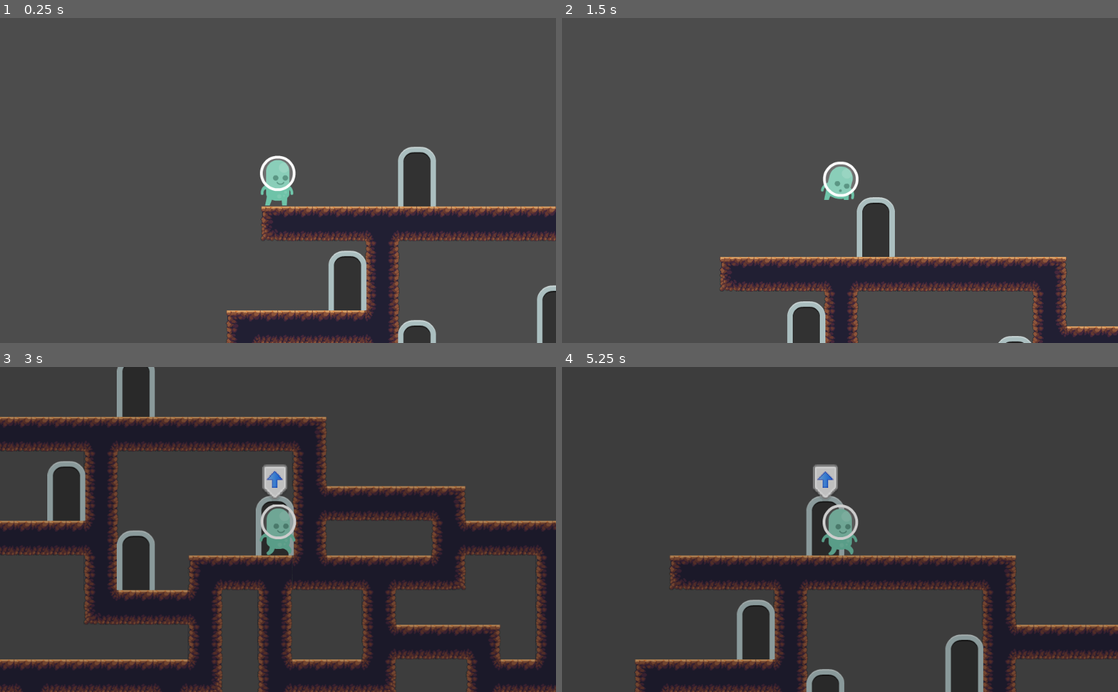
Above: before the commit, frames 1-4 (two rows, left to right).
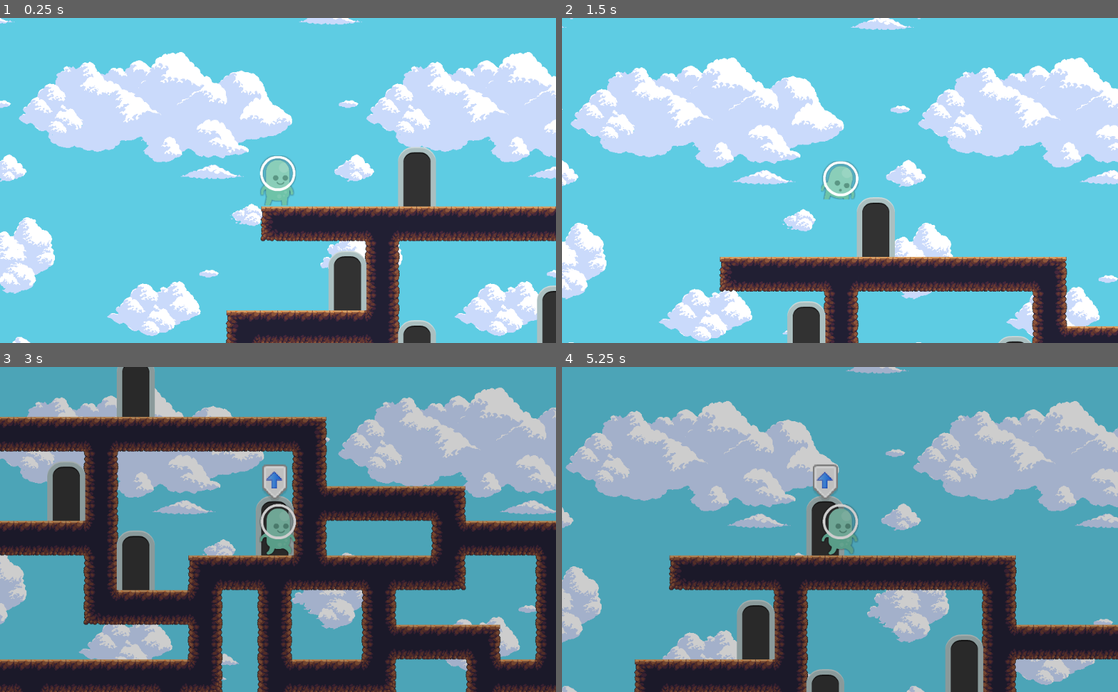
Above: after the commit, the same moments.

Repository: gordon2012/prototype-godot-platform
Game: Godot game, scene res://World.tscn
The game is run twice, just before and just after one commit, with the same random seed, the same clock (stepped at 60 frames per second) and the same inputs.
Inputs:
- Up to frame 1 (0.25 s): no input
- Up to frame 2 (1.5 s): tap Enter at 0.5 s; hold Right (ui_right) from 0.53 s (still down); tap Up (enter_door) at 0.6, 1.35 s; tap Space (ui_select) at 0.77 s
- Up to frame 3 (3 s): tap Space (ui_select) at 1.52 s; release Right (ui_right) at 2.03 s; hold Left (ui_left) 2.03-2.78 s; tap Up (enter_door) at 2.1, 2.85 s; hold Right (ui_right) from 2.78 s (still down)
- Up to frame 4 (5.25 s): tap Space (ui_select) at 3.02, 3.77, 4.52 s; tap Up (enter_door) at 3.6, 4.35, 5.1 s; release Right (ui_right) at 4.28 s; hold Left (ui_left) 4.28-5.03 s; hold Right (ui_right) from 5.03 s (still down)

The runs differ from the first frame. In frame 1, 86% of the frame differs, in the area x 0-100%, y 0-100%; in frame 2, 89%; in frame 3, 56%; in frame 4, 81%.

Commit message:
Add parallax bg
Signed-off-by: Gordon Doskas <gordon2012@users.noreply.github.com>

Diff:
--- a/Player.tscn
+++ b/Player.tscn
@@ -6,17 +6,24 @@
 [ext_resource path="res://Sprites/alien/alienGreen_jump.png" type="Texture" id=4]
 [ext_resource path="res://Player.gd" type="Script" id=5]
 [ext_resource path="res://Sprites/alien/alienGreen_duck.png" type="Texture" id=6]
+[ext_resource path="res://Tiles/Sky.png" type="Texture" id=7]
+[ext_resource path="res://Shaders/dropshadow.shader" type="Shader" id=8]
 
-[sub_resource type="SpriteFrames" id=1]
+[sub_resource type="ShaderMaterial" id=1]
+shader = ExtResource( 8 )
+shader_param/radius = 2.0
+shader_param/modulate = Color( 0, 0, 0, 0.501961 )
+
+[sub_resource type="SpriteFrames" id=2]
 animations = [ {
+"frames": [ ExtResource( 6 ) ],
+"loop": true,
+"name": "Fall",
+"speed": 5.0
+}, {
 "frames": [ ExtResource( 1 ) ],
 "loop": true,
 "name": "Idle",
-"speed": 5.0
-}, {
-"frames": [ ExtResource( 4 ) ],
-"loop": true,
-"name": "Jump",
 "speed": 5.0
 }, {
 "frames": [ ExtResource( 3 ), ExtResource( 2 ) ],
@@ -24,18 +31,17 @@
 "name": "Walk",
 "speed": 10.0
 }, {
-"frames": [ ExtResource( 6 ) ],
+"frames": [ ExtResource( 4 ) ],
 "loop": true,
-"name": "Fall",
+"name": "Jump",
 "speed": 5.0
 } ]
 
-[sub_resource type="CapsuleShape2D" id=2]
+[sub_resource type="CapsuleShape2D" id=3]
 radius = 26.3145
 height = 43.0471
 
-[sub_resource type="Animation" id=3]
-resource_name = "FadeIn"
+[sub_resource type="Animation" id=4]
 length = 0.6
 tracks/0/type = "value"
 tracks/0/path = NodePath("FadeCanvasLayer/FadeColorRect:color")
@@ -50,8 +56,7 @@
 "values": [ Color( 0, 0, 0, 1 ), Color( 0, 0, 0, 0 ) ]
 }
 
-[sub_resource type="Animation" id=4]
-resource_name = "FadeOut"
+[sub_resource type="Animation" id=5]
 length = 0.6
 step = 0.8
 tracks/0/type = "value"
@@ -67,8 +72,7 @@
 "values": [ Color( 0, 0, 0, 0 ), Color( 0, 0, 0, 1 ) ]
 }
 
-[sub_resource type="Animation" id=5]
-resource_name = "_SETUP"
+[sub_resource type="Animation" id=6]
 tracks/0/type = "value"
 tracks/0/path = NodePath("FadeCanvasLayer/FadeColorRect:color")
 tracks/0/interp = 1
@@ -91,19 +95,20 @@
 }
 
 [node name="Sprite" type="AnimatedSprite" parent="."]
-frames = SubResource( 1 )
+material = SubResource( 1 )
+frames = SubResource( 2 )
 animation = "Idle"
 
 [node name="CollisionShape2D" type="CollisionShape2D" parent="."]
-shape = SubResource( 2 )
+shape = SubResource( 3 )
 
 [node name="Camera2D" type="Camera2D" parent="."]
 current = true
 
 [node name="AnimationPlayer" type="AnimationPlayer" parent="."]
-anims/FadeIn = SubResource( 3 )
-anims/FadeOut = SubResource( 4 )
-anims/_SETUP = SubResource( 5 )
+anims/FadeIn = SubResource( 4 )
+anims/FadeOut = SubResource( 5 )
+anims/_SETUP = SubResource( 6 )
 
 [node name="FadeCanvasLayer" type="CanvasLayer" parent="."]
 
@@ -115,3 +120,13 @@
 __meta__ = {
 "_edit_use_anchors_": false
 }
+
+[node name="ParallaxBackground" type="ParallaxBackground" parent="."]
+
+[node name="ParallaxLayer" type="ParallaxLayer" parent="ParallaxBackground"]
+motion_scale = Vector2( 0.1, 0.1 )
+motion_mirroring = Vector2( 640, 640 )
+
+[node name="Sky" type="Sprite" parent="ParallaxBackground/ParallaxLayer"]
+texture = ExtResource( 7 )
+centered = false
--- /dev/null
+++ b/Shaders/dropshadow.shader
@@ -0,0 +1,24 @@
+shader_type canvas_item;
+render_mode blend_mix;
+
+uniform float radius = 5.0;
+uniform vec4 modulate: hint_color;
+
+void fragment() {
+	vec2 ps = TEXTURE_PIXEL_SIZE;
+
+	vec4 shadow = texture(TEXTURE, UV + vec2(-radius, -radius) * ps);
+
+	shadow += texture(TEXTURE, UV + vec2(-radius, 0.0) * ps);
+	shadow += texture(TEXTURE, UV + vec2(-radius, radius) * ps);
+	shadow += texture(TEXTURE, UV + vec2(0.0, -radius) * ps);
+	shadow += texture(TEXTURE, UV + vec2(0.0, radius) * ps);
+	shadow += texture(TEXTURE, UV + vec2(radius, -radius) * ps);
+	shadow += texture(TEXTURE, UV + vec2(radius, 0.0) * ps);
+	shadow += texture(TEXTURE, UV + vec2(radius, radius) * ps);
+	shadow /= 8.0;
+	shadow *= modulate;
+
+	vec4 col = texture(TEXTURE, UV);
+	COLOR = mix(shadow, col, col.a);
+}
--- a/project.godot
+++ b/project.godot
@@ -37,4 +37,5 @@
 
 [rendering]
 
+quality/2d/use_pixel_snap=true
 environment/default_environment="res://default_env.tres"
Not shown: 1 places in Player.tscn that only renumber resources
Binary file added: Tiles/Sky.png
Not shown, added: Tiles/Sky.png.import
